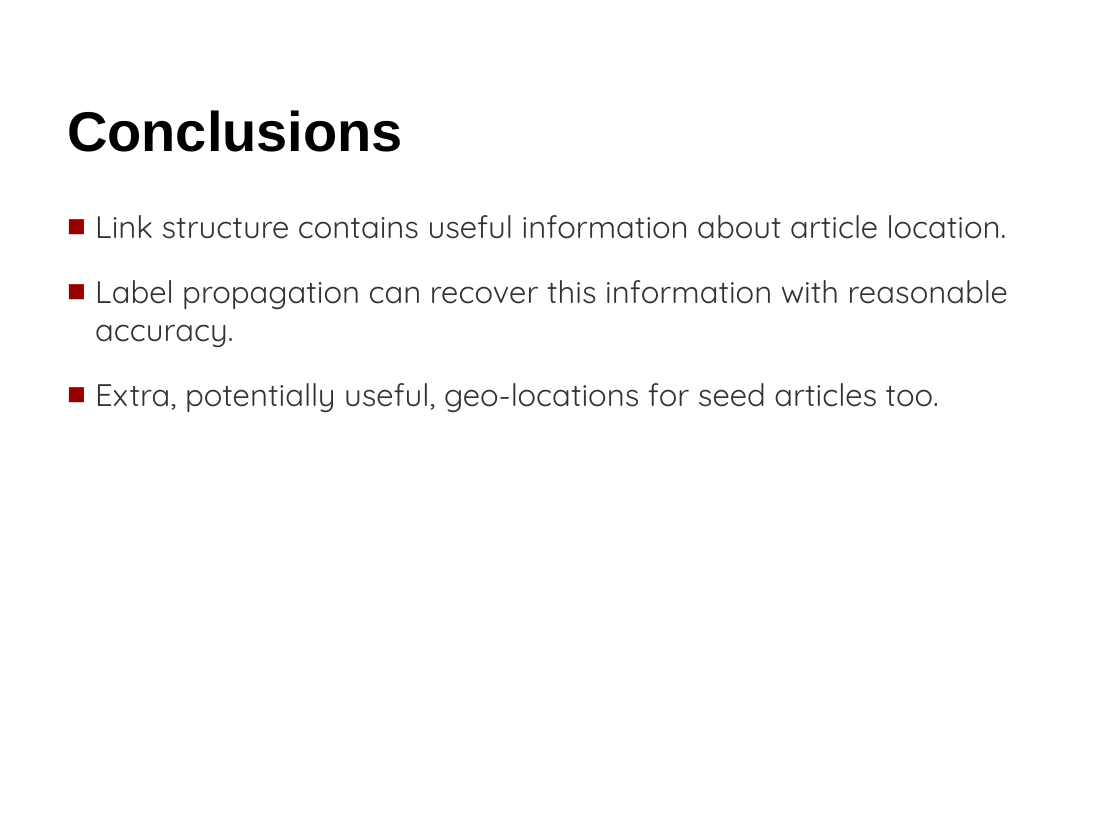
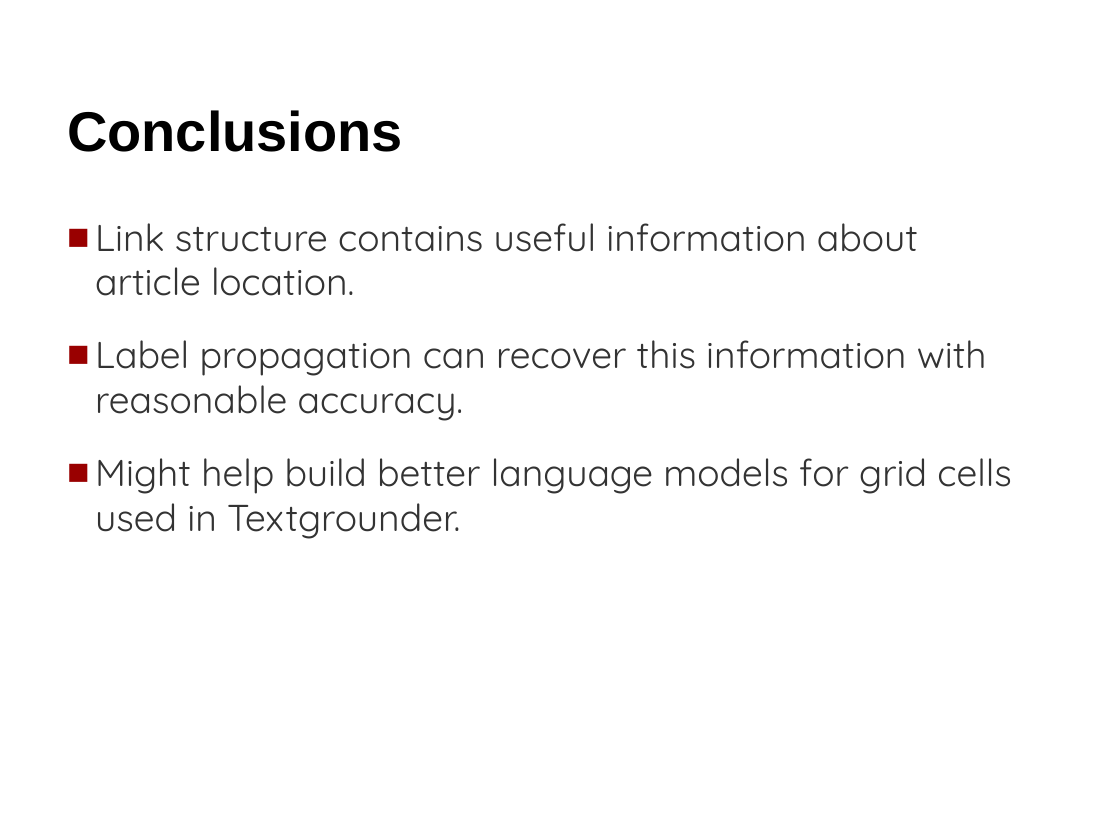
Before and after one commit to raptros/gmm-project-2012, a slide deck: slide 17 of presentation/gmm-2012-presentation.pptx. Drawn at 1120x840 pixels with LibreOffice and Linux fonts; fonts in the diff are those of the drawing. Boxes give left, top, right and bottom in pixels: in the first picture for what was removed or moved away, otherwise in the second. Text is boxed around its words. In the diff, an @@ line names an element or a change of style, - is before the commit and + after.

```diff
--- a/presentation/gmm-2012-presentation.pptx
+++ b/presentation/gmm-2012-presentation.pptx
@@ text "Link structure contains useful information ...": place and size @@
-text "Link structure contains useful information ..." at (95, 215, 1008, 413)
+text "Link structure contains useful information ..." at (95, 223, 1012, 539)
@@ text at (95, 223, 987, 421): size 20 to 24 pt in "Link structure contains useful information about article ...", "Label propagation can recover this information with ..." @@
@@ text at (95, 458, 1012, 539): text changed; size 20 to 24 pt @@
-■ Extra, potentially useful, geo-locations for seed articles too.
+■ Might help build better language models for grid cells used in Textgrounder.
```
Also in this commit, not shown: 11 other slides changed, 2 slides added, 2 slides removed.
